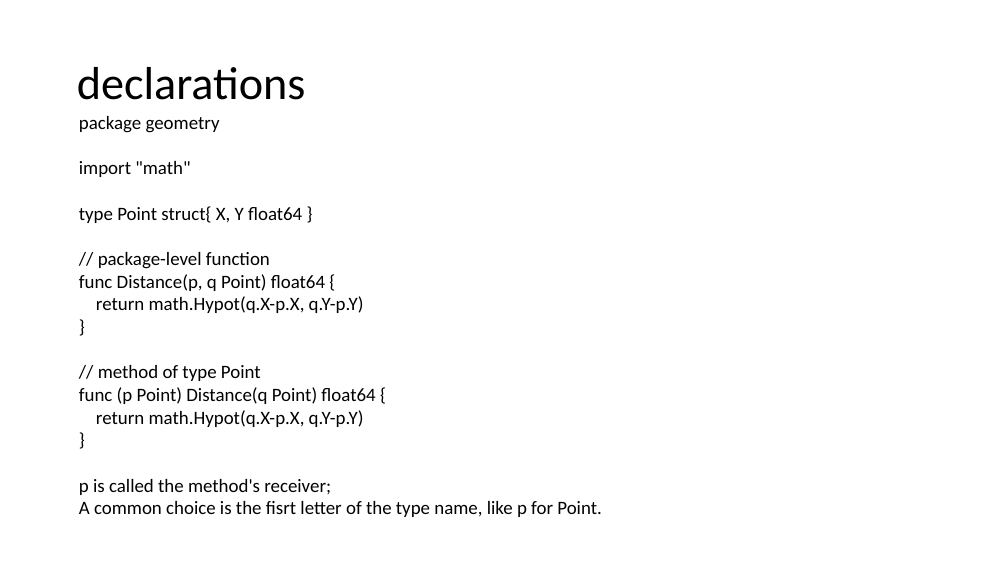
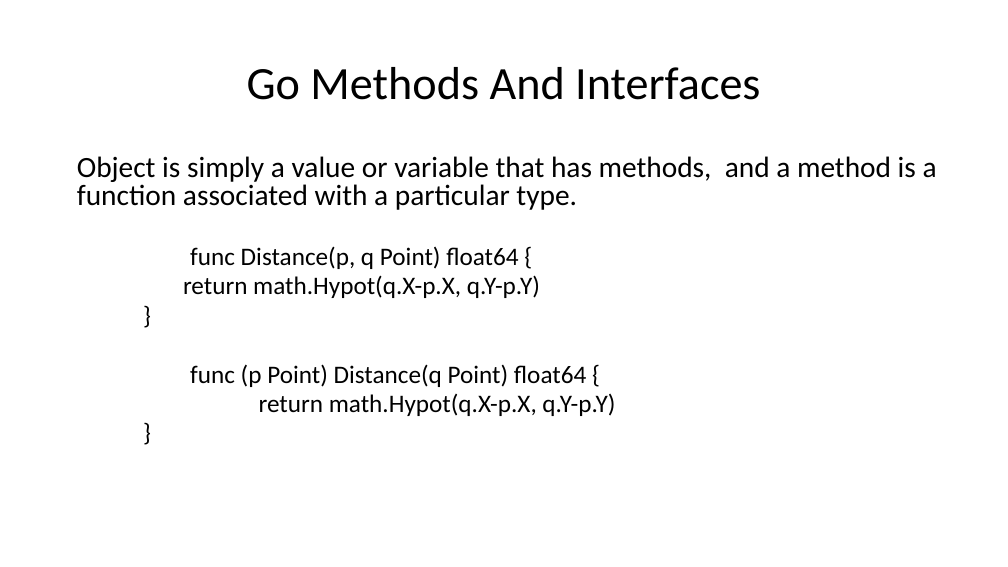
Before and after one commit to bowenchen6/golang-session, a slide deck: slide 18 of Go Language Sharing.pptx (slide 11 before the commit). Drawn at 1008x567 pixels with LibreOffice and Linux fonts; fonts in the diff are those of the drawing. Boxes give left, top, right and bottom in pixels: in the first picture for what was removed or moved away, otherwise in the second. Text is boxed around its words. In the diff, an @@ line names an element or a change of style, - is before the commit and + after.

```diff
--- a/Go Language Sharing.pptx
+++ b/Go Language Sharing.pptx
@@ title at (x1=247, y1=67, x2=760, y2=100): text changed @@
-declarations
+Go Methods And Interfaces
@@ text "Object is simply a value ..." moved from (x1=79, y1=116, x2=602, y2=517) to (x1=77, y1=156, x2=937, y2=416) @@
@@ text at (x1=77, y1=156, x2=937, y2=210): text changed; size 18 to 28 pt @@
-package geometry
-import "math"
-type Point struct{ X, Y float64 }
-// package-level function
+Object is simply a value or variable that has methods, and a method is a function associated with a particular type.
@@ text at (x1=183, y1=246, x2=615, y2=416): size 18 to 24 pt in "func Distance(p, q Point) float64 {", "return math.Hypot(q.X-p.X, q.Y-p.Y)", "}", "func (p Point) Distance(q Point) float64 {" and 2 more places; list level 1 to 2 in "func Distance(p, q Point) float64 ..."; line spacing 1 to 0.8; list level 1 to 2 in "return math.Hypot(q.X-p.X, q.Y-p.Y)"; list level 1 to 2 in "}"; list level 1 to 2 in "func (p Point) Distance(q Point) ..." @@
@@ text at (x1=98, y1=365, x2=261, y2=381): paragraph removed @@
-// method of type Point
@@ text at (x1=79, y1=479, x2=602, y2=517): paragraphs removed @@
-p is called the method's receiver;
-A common choice is the fisrt letter of the type name, like p for Point.
```
Also in this commit, not shown: 4 other slides changed, 14 slides added, 16 slides removed, 1 other file.
